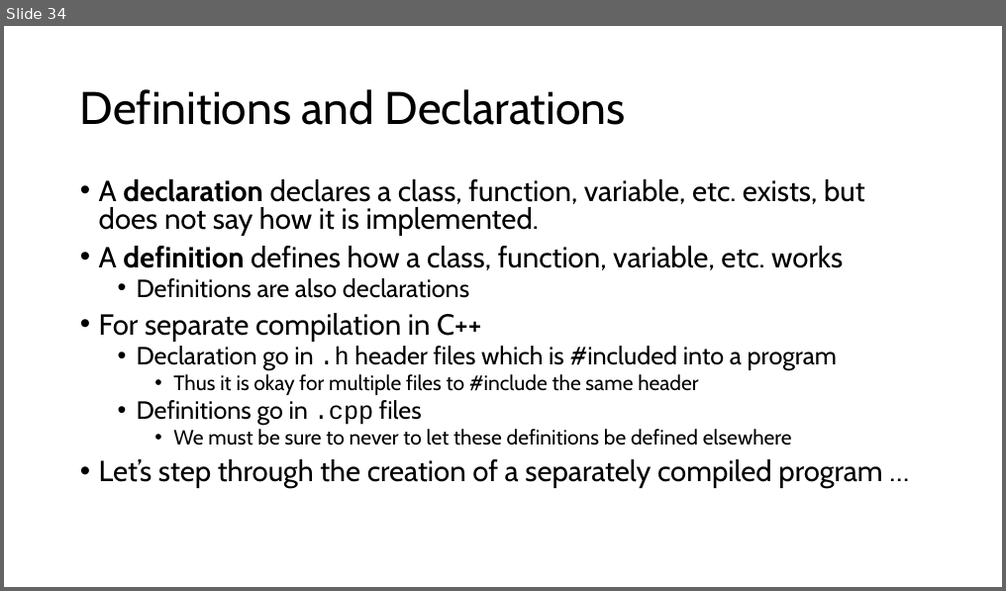
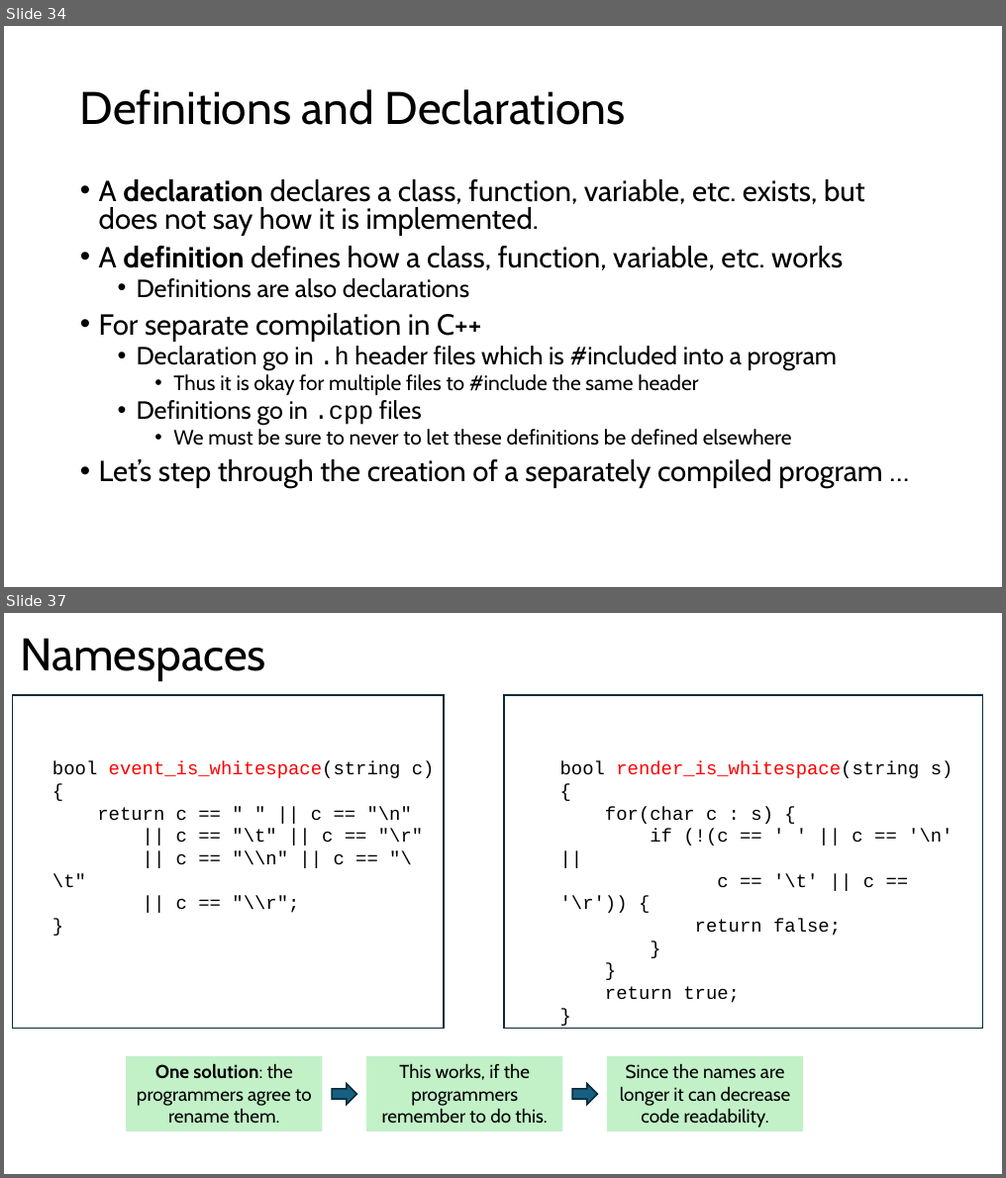
Before and after one commit to tjd1234/cmpt125spring2026, a slide deck: notes/week8/week8.pptx. Shown one above the other, each under a label of ours: slide 34 before the commit, slides 34 and 37 after it; the slides between them are not shown. The pictures are 1006x591 and 1006x1178 pixels, drawn with LibreOffice and Linux fonts; fonts in the diff are those of the drawing. Boxes give left, top, right and bottom in pixels: in the first picture for what was removed or moved away, otherwise in the second. Text is boxed around its words. In the diff, an @@ line names an element or a change of style, - is before the commit and + after.

```diff
--- a/notes/week8/week8.pptx
+++ b/notes/week8/week8.pptx
@@ slide 37 added at <box>4,613,1002,1174</box>, background #FFFFFF @@
@@ title added at <box>20,638,266,681</box>, 44 pt, text #000000 @@
+Namespaces
@@ rectangle added at <box>12,695,444,1029</box>, outline #092A39 1.5 pt @@
@@ rectangle added at <box>504,695,982,1029</box>, outline #092A39 1.5 pt @@
@@ text added at <box>53,761,435,888</box>, 18 pt, text #000000 @@
+bool event_is_whitespace(string c) {
+return c == " " || c == "\n"
+|| c == "\t" || c == "\r"
+|| c == "\\n" || c == "\\t"
+|| c == "\\r";
+}
@@ text added at <box>560,761,953,936</box>, 18 pt, text #000000 @@
+bool render_is_whitespace(string s) {
+for(char c : s) {
+if (!(c == ' ' || c == '\n' ||
+c == '\t' || c == '\r')) {
+return false;
+}
+}
+return true;
+}
@@ rectangle added at <box>126,1057,322,1132</box>, fill #C2F1C8, 18 pt, text #000000 @@
+One solution: the programmers agree to rename them.
@@ rectangle added at <box>366,1057,562,1132</box>, fill #C2F1C8, 18 pt, text #000000 @@
+This works, if the programmers remember to do this.
@@ rectangle added at <box>607,1057,803,1132</box>, fill #C2F1C8, 18 pt, text #000000 @@
+Since the names are longer it can decrease code readability.
@@ right arrow added at <box>332,1084,356,1105</box>, fill #156082, outline #092A39 1.5 pt @@
@@ right arrow added at <box>572,1084,597,1105</box>, fill #156082, outline #092A39 1.5 pt @@
```
Also in this commit, not shown: 19 other slides added, 6 other files.
